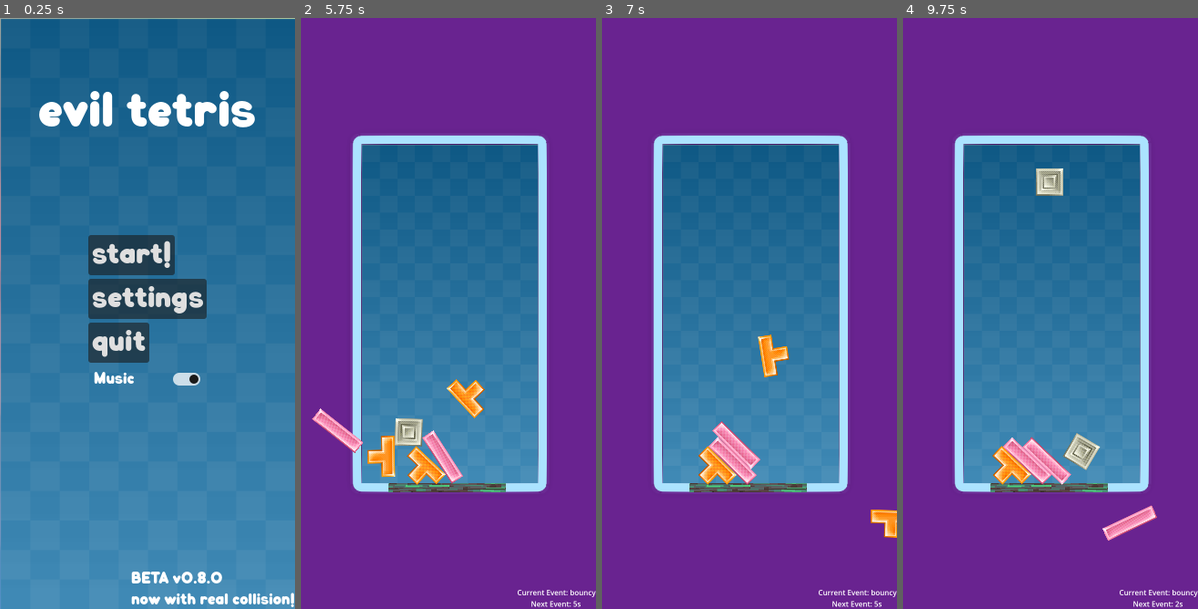
Above: before the commit, frames 1-4 (left to right).
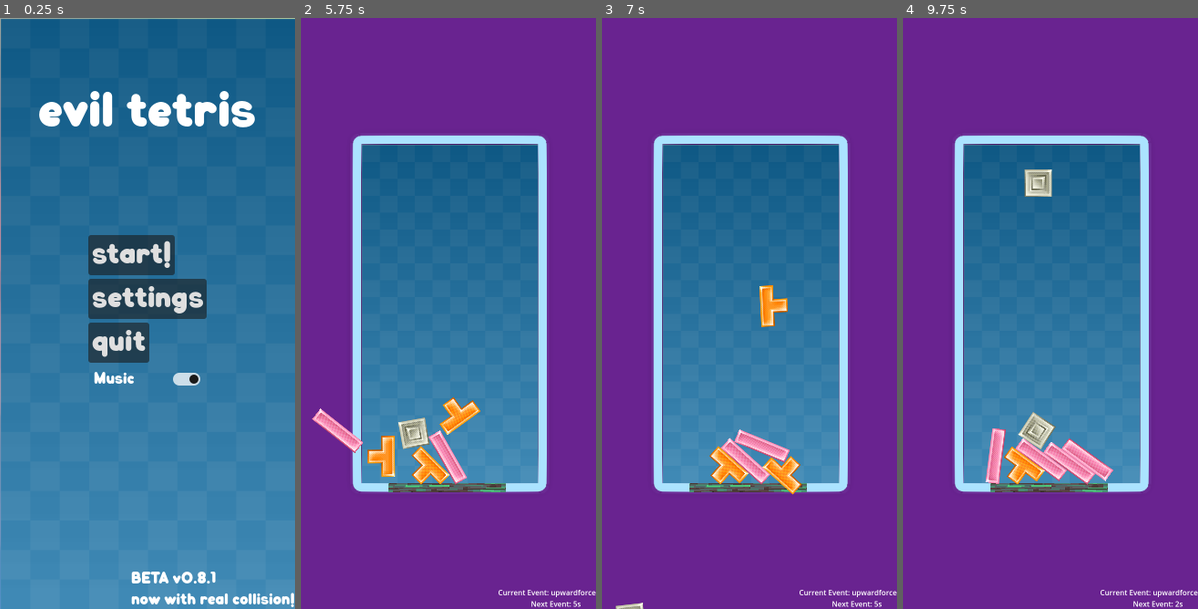
Above: after the commit, the same moments.

Repository: lpuv/evil-tetris
Game: Godot game, scene res://scenes/start_ui.tscn
Two runs of this game, one before a commit and one after it. Both use one fixed random seed, a clock stepped at 60 frames per second and the inputs below. Sound files missing from this copy of the repository are replaced by a short silence.
Inputs:
- Up to frame 1 (0.25 s): no input
- Up to frame 2 (5.75 s): click "start!" at 0.5 s; hold Right (right) 1.28-2.03 s; tap Space (space) every 0.75 s from 1.35 to 5.1 s; hold Down (down) 2.03-2.78 s; hold Right (right) 2.78-3.53 s; hold Up (up) 3.53-4.28 s; hold Left (left) from 4.28 s (still down)
- Up to frame 3 (7 s): release Left (left) at 5.78 s; hold Down (down) 5.78-6.53 s; tap Space (space) at 5.85, 6.6 s; hold Right (right) from 6.53 s (still down)
- Up to frame 4 (9.75 s): release Right (right) at 7.28 s; hold Up (up) 7.28-8.03 s; tap Space (space) every 0.75 s from 7.35 to 9.6 s; hold Right (right) 8.03-8.78 s; hold Down (down) 8.78-9.53 s; hold Left (left) from 9.53 s (still down)

The runs differ from the first frame. In frame 1, less than 0.1% of the frame differs, in the area x 71-76%, y 93-96%; in frame 2, 2.5%; in frame 3, 3.6%; in frame 4, 4.1%, in the area x 27-100%, y 25-98%.

Commit message:
v0.8.1: more events

Diff:
--- a/project/scenes/start_ui.tscn
+++ b/project/scenes/start_ui.tscn
@@ -88,7 +88,7 @@
 grow_horizontal = 0
 grow_vertical = 0
 theme_override_fonts/font = ExtResource("2_yxax6")
-text = "BETA v0.8.0
+text = "BETA v0.8.1
 now with real collision!"
 
 [connection signal="pressed" from="MarginContainer/VBoxContainer/Start" to="." method="_on_start_pressed"]
--- a/project/scripts/main.gd
+++ b/project/scripts/main.gd
@@ -19,6 +19,7 @@
 var is_fast_gravity = false
 
 var music_player: AudioStreamPlayer
+var is_rickroll = false
 
 
 
@@ -93,14 +94,15 @@
 	# Create AudioStreamPlayer if it doesn't exist
 	music_player = AudioStreamPlayer.new()
 	add_child(music_player)
+	music_player.connect("finished", Callable(self, "_on_audio_finished"))
 
 	if Shared.do_music:
 		# Play a random song
 		play_random_song()
 
-		music_player.connect("finished", Callable(self, "_on_audio_finished"))
 
 func _on_audio_finished():
+	is_rickroll = false
 	play_random_song()
 
 func play_random_song():
@@ -191,6 +193,22 @@
 		current_piece.get_node("RigidBody2D").set_collision_mask_value(2, false)
 		current_piece.get_node("RigidBody2D").set_collision_layer_value(4, true)
 		current_piece.get_node("RigidBody2D").set_collision_mask_value(4, true)
+	elif event == "rickroll":
+		if not is_rickroll:
+			music_player.stop()
+			# Load the audio file
+			var audio_stream = load("res://music/rickroll.mp3")
+			if audio_stream:
+				music_player.stream = audio_stream
+				music_player.play()
+			is_rickroll = true
+	elif event == "table":
+		music_player.stop()
+		# Load the audio file
+		var audio_stream = load("res://music/table.mp3")
+		if audio_stream:
+			music_player.stream = audio_stream
+			music_player.play()
 
 
 
--- a/project/scripts/shared.gd
+++ b/project/scripts/shared.gd
@@ -32,8 +32,8 @@
 	"nocollision",
 	"upwardforce",
 	"bouncy",
-	#"rickroll",
-	#"table",
+	"rickroll",
+	"table",
 	"rotatechaos",
 	"randomgravity",
 	"fastgravity",
Not shown, added: project/music/rickroll.mp3.import
Not shown, added: project/music/table.mp3.import
Not shown, added: project/music/rickroll.mp3
Not shown, added: project/music/table.mp3
